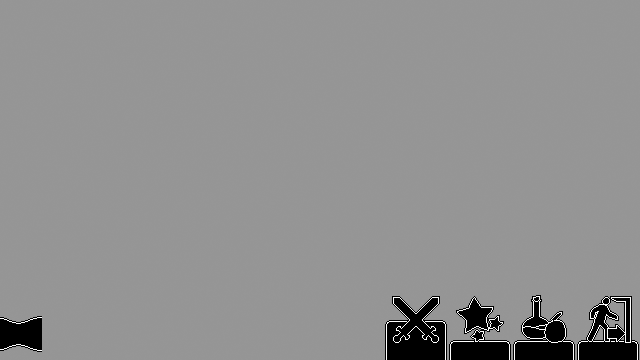
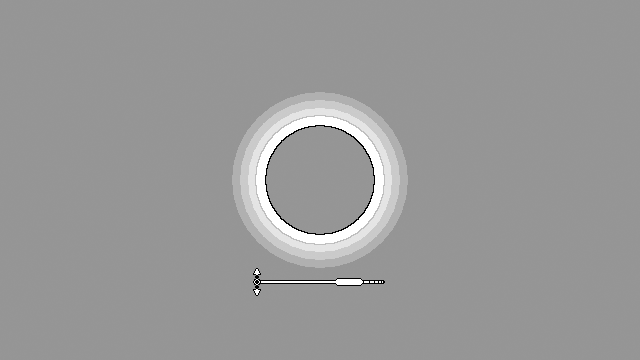
Layer changes from the first 640 × 360 image to the second:
added group "CombatMinigames" with 21 layers above "Infobar" over [232, 92, 408, 296]
added group "TargetRing" with 4 layers in group "CombatMinigames" over [232, 92, 408, 296]
added layer "RingColorSweep" in group "TargetRing" over [232, 92, 408, 268]
added layer "RingTarget" in group "TargetRing" over [255, 115, 385, 245]
added layer "TimingHandle" in group "TargetRing" over [253, 268, 261, 296]
added layer "TimingBar" in group "TargetRing" over [255, 278, 385, 286]
hid "Infobar" over [0, 316, 42, 352]
hid group "MainMenu" (6 layers) over [385, 295, 639, 360]
